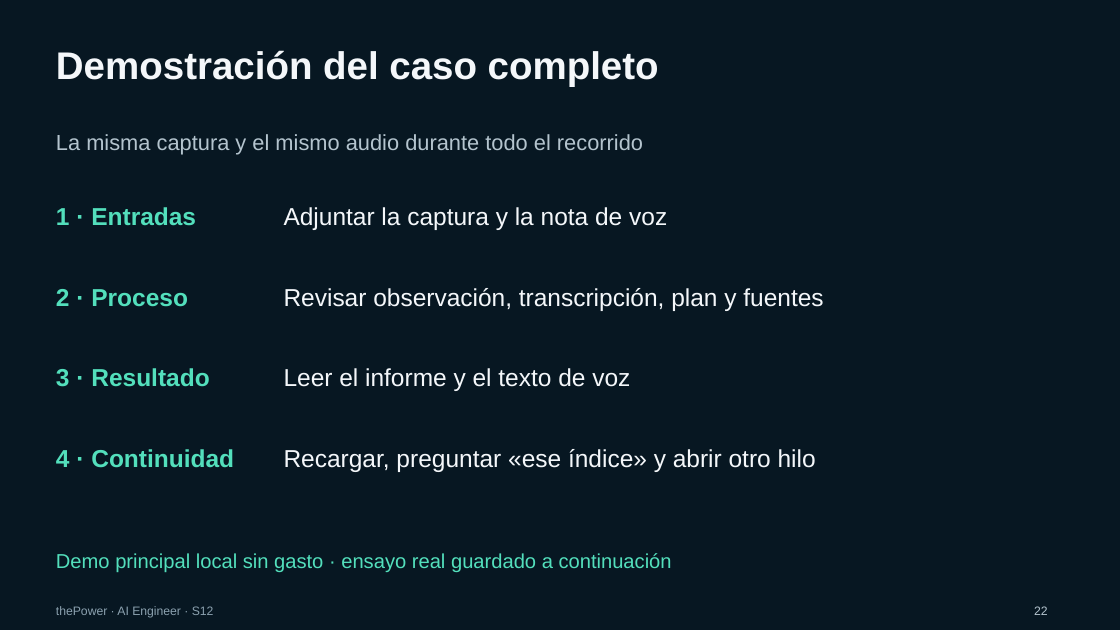
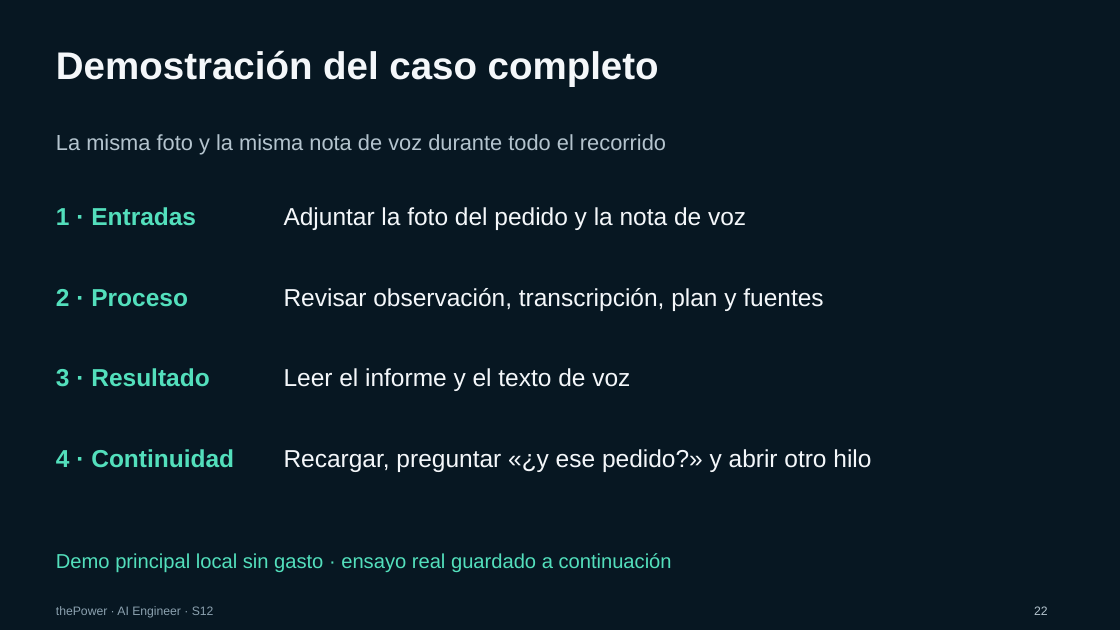
Before and after one commit to JoseAntonioNuevo/thepower-rag, a slide deck: slide 22 of material/S12/S12-deep-research-multimodal.pptx. Drawn at 1120x630 pixels with LibreOffice and Linux fonts; fonts in the diff are those of the drawing; background and template pictures are left out. Boxes give left, top, right and bottom in pixels: in the first picture for what was removed or moved away, otherwise in the second. Text is boxed around its words. In the diff, an @@ line names an element or a change of style, - is before the commit and + after.

```diff
--- a/material/S12/S12-deep-research-multimodal.pptx
+++ b/material/S12/S12-deep-research-multimodal.pptx
@@ text at (56,134,666,155): text changed @@
-La misma captura y el mismo audio durante todo el recorrido
+La misma foto y la misma nota de voz durante todo el recorrido
@@ text at (284,207,746,230): text changed @@
-Adjuntar la captura y la nota de voz
+Adjuntar la foto del pedido y la nota de voz
@@ text at (284,449,871,472): text changed @@
-Recargar, preguntar «ese índice» y abrir otro hilo
+Recargar, preguntar «¿y ese pedido?» y abrir otro hilo
```
Also in this commit, not shown: 6 other slides changed, 12 other files.
